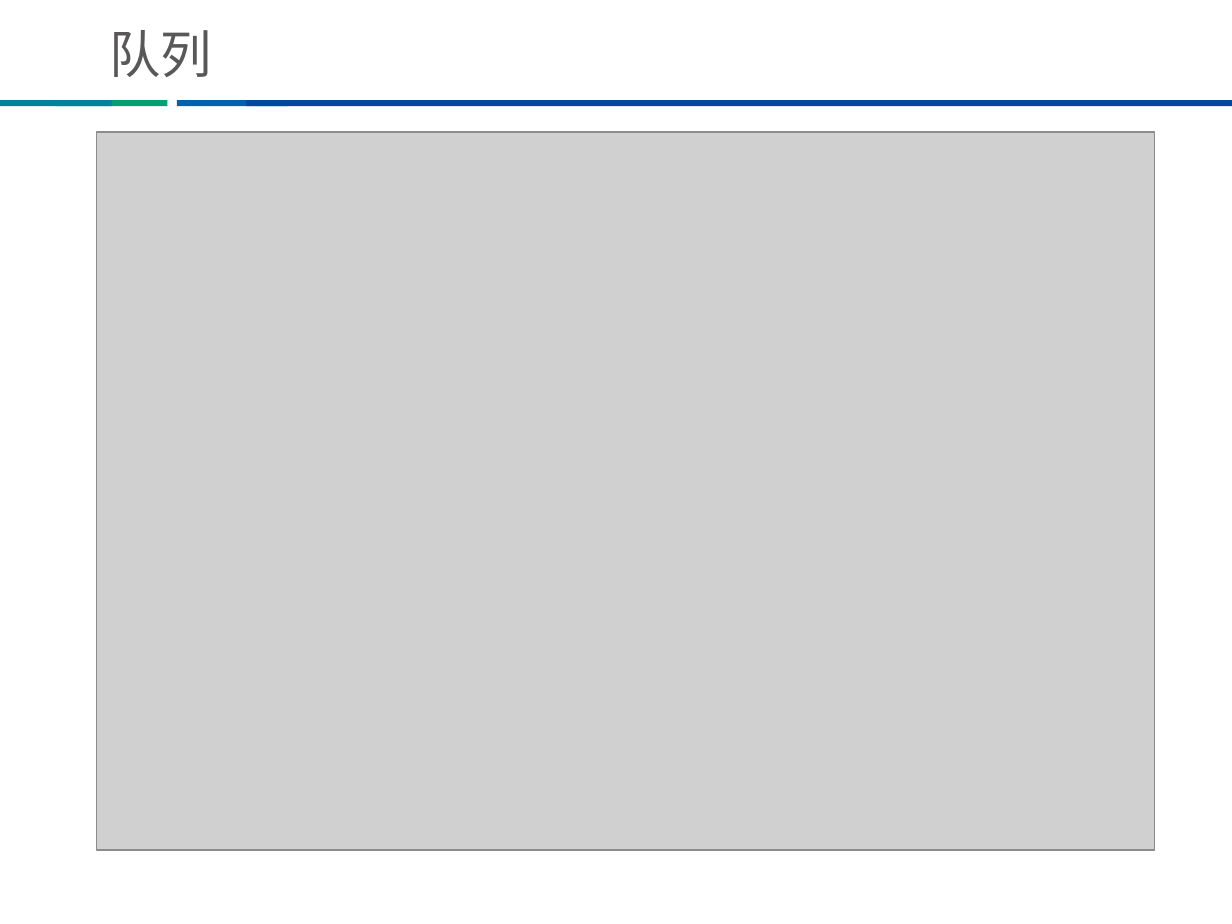
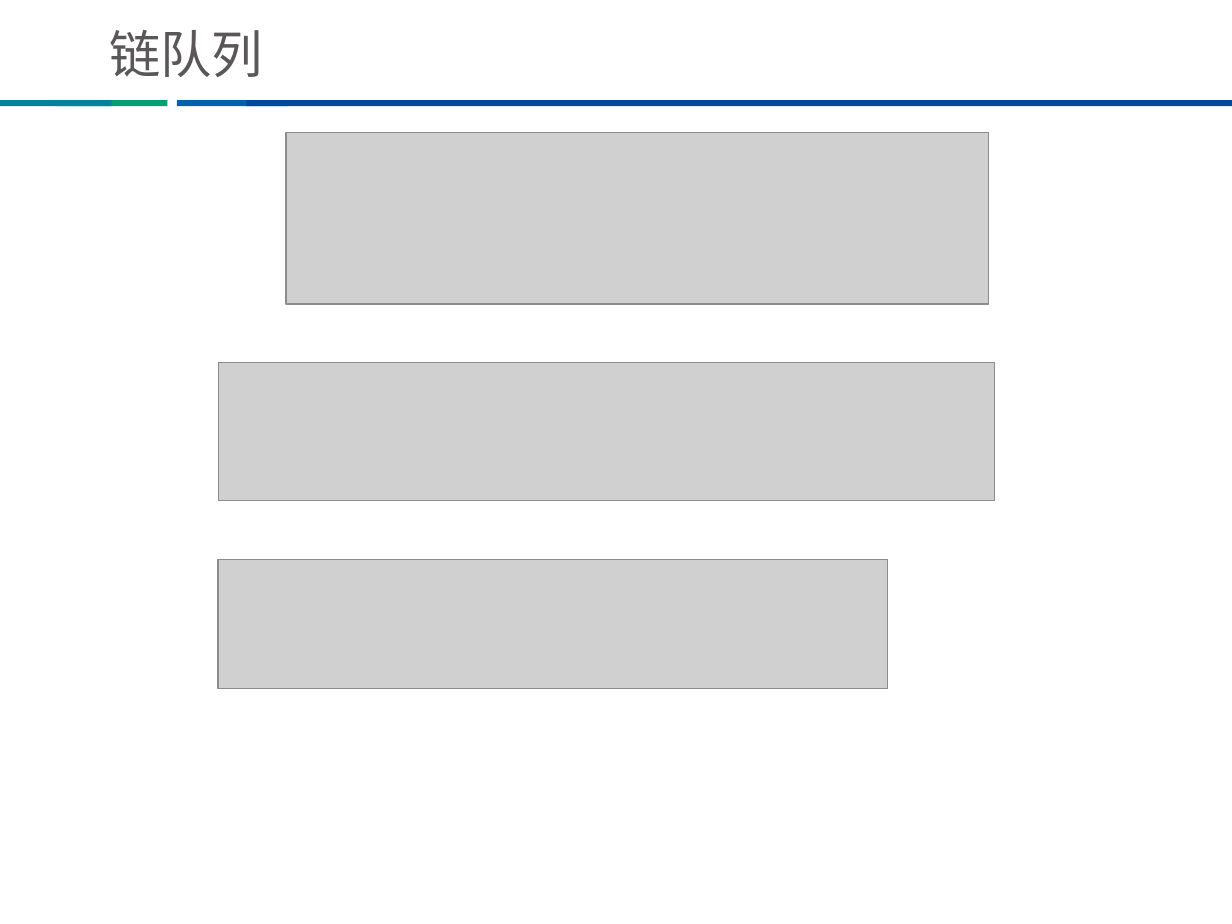
Before and after one commit to Tsaishichung/-, a slide deck: slide 40 of ppt/数据结构与算法分享/数据结构与算法（上）.ppt (slide 38 before the commit). Drawn at 1232x924 pixels with LibreOffice and Linux fonts; fonts in the diff are those of the drawing; grey boxes stand for pictures; background and template pictures are left out. Boxes give left, top, right and bottom in pixels: in the first picture for what was removed or moved away, otherwise in the second. Text is boxed around its words. In the diff, an @@ line names an element or a change of style, - is before the commit and + after.

```diff
--- a/ppt/数据结构与算法分享/数据结构与算法（上）.ppt
+++ b/ppt/数据结构与算法分享/数据结构与算法（上）.ppt
@@ title at bbox=[109, 30, 263, 77]: text changed @@
-队列
+链队列
@@ picture removed at bbox=[97, 132, 1154, 850] @@
@@ picture added at bbox=[286, 132, 988, 303] @@
@@ picture added at bbox=[218, 362, 994, 500] @@
@@ picture added at bbox=[218, 559, 887, 689] @@
```
Also in this commit, not shown: 2 other slides changed, 5 slides added, 2 other files.
